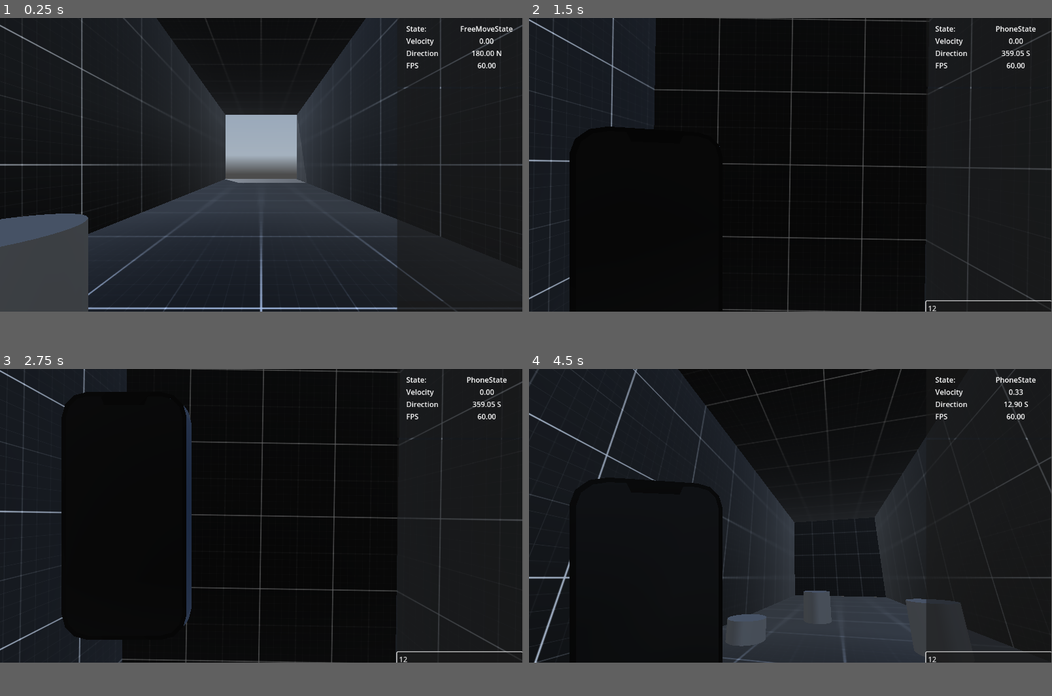
Above: before the commit, frames 1-4 (two rows, left to right).
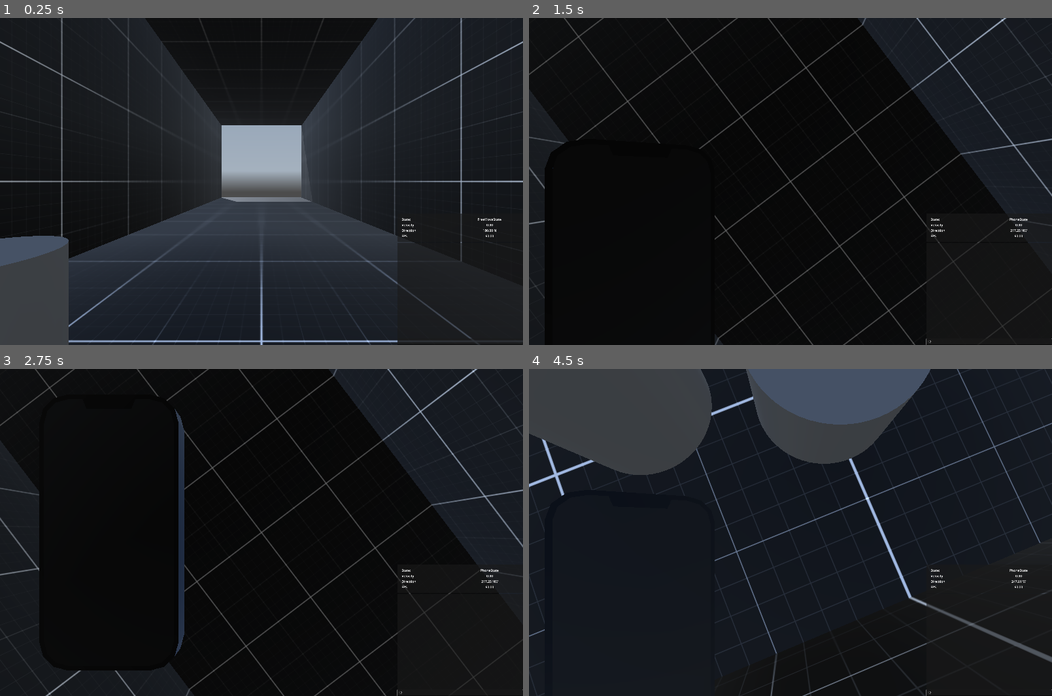
Above: after the commit, the same moments.

Repository: LucasMc17/One-Man-s-Trash
Game: Godot game, scene res://levels/root.tscn
Two runs of this game, one before a commit and one after it. Both use one fixed random seed, a clock stepped at 60 frames per second and the inputs below. A sky picture missing from this copy of the repository is replaced by a grey-blue gradient.
Inputs (mouse positions are in pixels of both pictures, inside the frame that each line leads up to):
- Up to frame 1 (0.25 s): no input
- Up to frame 2 (1.5 s): click (989, 309) at 0.52 s; type "12" at 0.6 s; tap Enter at 1.25 s; move the mouse to (816, 165) at 1.27 s; hold W (move_forward) from 1.28 s (still down); hold Tab (phone) from 1.28 s (still down); click (816, 165) at 1.42 s
- Up to frame 3 (2.75 s): move the mouse to (460, 552) at 2.02 s; release W (move_forward) at 2.03 s; release Tab (phone) at 2.03 s; hold S (move_backward) from 2.03 s (still down); tap Space (space) at 2.1 s; click (460, 552) at 2.17 s
- Up to frame 4 (4.5 s): tap Space (space) at 2.75, 3.6 s; move the mouse to (842, 450) at 2.77 s; release S (move_backward) at 2.78 s; hold D (move_right) 2.78-3.53 s; hold Tab (phone) 2.78-3.53 s; move the mouse to (785, 519) at 3.52 s; hold W (move_forward) from 3.53 s (still down); click (785, 519) at 3.67 s; move the mouse to (827, 519) at 4.27 s; hold Tab (phone) from 4.28 s (still down)
In our replay, the window is 799x449 before the commit and 800x500 after it. These sizes can differ from the game's own. Grey fills any space a smaller window leaves; there, only what the larger window draws over its background counts as a difference.

The runs differ from the first frame. In frame 1, 20% of the frame differs, in the area x 0-100%, y 0-100%; in frame 2, 8.1%; in frame 3, 9.1%; in frame 4, 30%.

Commit message:
more tweaks

Diff:
--- a/debug/debug_ui/debug_ui.tscn
+++ b/debug/debug_ui/debug_ui.tscn
@@ -14,6 +14,7 @@
 alignment = 2
 
 [node name="PlayerStatus" parent="." instance=ExtResource("1_4xcup")]
+custom_minimum_size = Vector2(0, 140)
 layout_mode = 2
 
 [node name="DebugConsole" parent="." instance=ExtResource("1_mh0su")]
--- a/debug/debug_ui/player_status.tscn
+++ b/debug/debug_ui/player_status.tscn
@@ -3,7 +3,6 @@
 [ext_resource type="Script" uid="uid://bwo602wolgnv1" path="res://debug/debug_ui/player_status.gd" id="1_s7lcx"]
 
 [node name="PlayerStatus" type="Panel"]
-custom_minimum_size = Vector2(0, 160)
 anchors_preset = 15
 anchor_right = 1.0
 anchor_bottom = 1.0
--- a/project.godot
+++ b/project.godot
@@ -21,6 +21,8 @@
 
 [display]
 
+window/size/viewport_width=3024
+window/size/viewport_height=1964
 window/size/mode=3
 
 [input]
